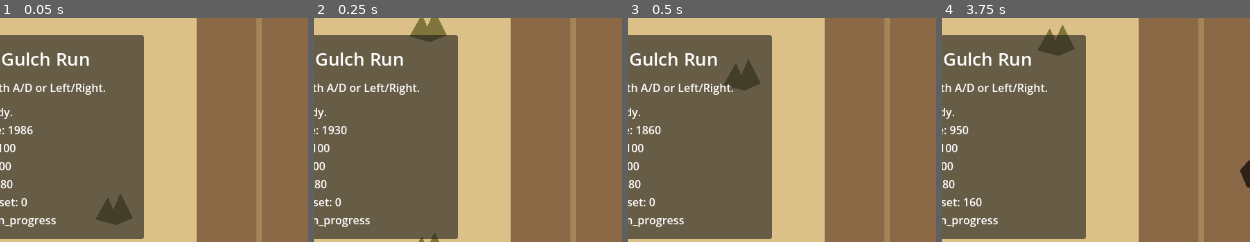
Above: before the commit, frames 1-4 (left to right).
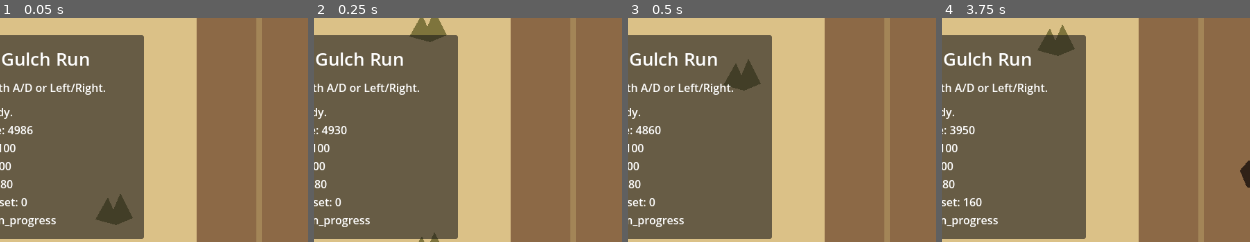
Above: after the commit, the same moments.

Repository: bbenefield89/The-Last-Delivery-to-Dust-Gulch
Game: Godot game, scene res://Scenes/AppRoot/AppRoot.tscn
The game is run twice, just before and just after one commit, with the same random seed, the same clock (stepped at 60 frames per second) and the same inputs.
Inputs (mouse positions are % of the whole screen's width and height, from its top left):
- Up to frame 1 (0.05 s): no input
- Up to frame 2 (0.25 s): no input
- Up to frame 3 (0.5 s): no input
- Up to frame 4 (3.75 s): tap Enter at 0.5 s; move the mouse to (91, 45) at 0.52 s; hold D (steer_right) 0.53-1.25 s; hold Shift 0.53-1.25 s; click (91, 45) at 0.67 s; drag from (36, 55) to (56, 70) at 1.27 s; move the mouse to (75, 28) at 2.02 s; hold D (steer_right) 2.03-2.75 s; tap Ctrl at 2.1 s; drag from (56, 70) to (23, 35) at 2.77 s; move the mouse to (outside the picture) at 3.52 s; hold A (steer_left) from 3.53 s (still down); tap Delete at 3.6 s
The pictures show only the part of the screen within x 10-60%, y 1-51%; the shares and areas given below are measured in that part.

The runs differ from the first frame. In frame 1, less than 0.1% of the frame differs, in the area x 2-5%, y 48-52%; in frame 2, less than 0.1%; in frame 3, less than 0.1%; in frame 4, 0.2%, in the area x 2-11%, y 48-53%.

Commit message:
feat(run): add collapse and restart flow

Diff:
--- a/Scenes/AppRoot/AppRoot.tscn
+++ b/Scenes/AppRoot/AppRoot.tscn
@@ -4,4 +4,4 @@
 
 [node name="AppRoot" type="Node" unique_id=563153013]
 script = ExtResource("1_ohg6a")
-starting_distance = 2000.0
+starting_distance = 5000.0
--- a/Scenes/AppRoot/app_root.gd
+++ b/Scenes/AppRoot/app_root.gd
@@ -2,6 +2,7 @@
 
 const RUN_SCENE := preload("res://Scenes/RunScene/RunScene.tscn")
 const RunStateType := preload("res://Scripts/RunState/run_state.gd")
+const RESTART_ACTION := "restart_run"
 
 @export var starting_distance: float = 500.0
 
@@ -10,9 +11,36 @@
 
 
 func _ready() -> void:
+	_ensure_restart_action()
+	_start_new_run()
+
+
+func _unhandled_input(event: InputEvent) -> void:
+	if run_state == null:
+		return
+	if run_state.result == RunStateType.RESULT_IN_PROGRESS:
+		return
+	if event.is_action_pressed(RESTART_ACTION):
+		_start_new_run()
+
+
+func _start_new_run() -> void:
+	if is_instance_valid(_run_scene):
+		_run_scene.queue_free()
+
 	run_state = RunStateType.new()
 	run_state.configure_route_distance(starting_distance)
 	_run_scene = RUN_SCENE.instantiate()
 	add_child(_run_scene)
 	if _run_scene.has_method("setup"):
 		_run_scene.setup(run_state)
+
+
+func _ensure_restart_action() -> void:
+	if not InputMap.has_action(RESTART_ACTION):
+		InputMap.add_action(RESTART_ACTION)
+
+	var event := InputEventKey.new()
+	event.physical_keycode = KEY_R
+	if not InputMap.action_has_event(RESTART_ACTION, event):
+		InputMap.action_add_event(RESTART_ACTION, event)
--- a/Scenes/RunScene/run_scene.gd
+++ b/Scenes/RunScene/run_scene.gd
@@ -80,6 +80,7 @@
 	_scroll_offset = fposmod(_scroll_offset + _run_state.current_speed * delta, SCROLL_LOOP_HEIGHT)
 	_hazard_spawner.advance(_run_state.current_speed * delta, _run_state.get_delivery_progress_ratio())
 	_apply_hazard_collisions()
+	_check_for_loss()
 	_check_for_success()
 	_update_impact_feedback(delta)
 	_update_wagon_visual()
@@ -96,13 +97,18 @@
 		_status_label.text = "Run scene loaded.\nAwaiting run state."
 		return
 
-	_status_label.text = "Run ready.\nDistance: %.0f\nHealth: %d\nCargo: %d\nSpeed: %.0f\nLane offset: %.0f\nResult: %s" % [
+	var restart_hint := ""
+	if _run_state.result != RunStateType.RESULT_IN_PROGRESS:
+		restart_hint = "\nPress R to restart."
+
+	_status_label.text = "Run ready.\nDistance: %.0f\nHealth: %d\nCargo: %d\nSpeed: %.0f\nLane offset: %.0f\nResult: %s%s" % [
 		_run_state.distance_remaining,
 		_run_state.wagon_health,
 		_run_state.cargo_value,
 		_run_state.current_speed,
 		_run_state.lateral_position,
 		String(_run_state.result),
+		restart_hint,
 	]
 
 
@@ -143,13 +149,26 @@
 func _check_for_success() -> void:
 	if _run_state == null:
 		return
+	if _run_state.result != RunStateType.RESULT_IN_PROGRESS:
+		return
 	if _run_state.distance_remaining > 0.0:
-		return
-	if _run_state.result != RunStateType.RESULT_IN_PROGRESS:
 		return
 
 	_run_state.distance_remaining = 0.0
 	_run_state.result = RunStateType.RESULT_SUCCESS
+	_run_state.current_speed = 0.0
+
+
+func _check_for_loss() -> void:
+	if _run_state == null:
+		return
+	if _run_state.result != RunStateType.RESULT_IN_PROGRESS:
+		return
+	if _run_state.wagon_health > 0:
+		return
+
+	_run_state.wagon_health = 0
+	_run_state.result = RunStateType.RESULT_COLLAPSED
 	_run_state.current_speed = 0.0
 
 
--- a/Tests/Unit/test_app_root.gd
+++ b/Tests/Unit/test_app_root.gd
@@ -9,8 +9,31 @@
 	await wait_process_frames(1)
 
 	assert_not_null(app_root.run_state)
-	assert_not_null(app_root.get_node_or_null("RunScene"))
+	assert_not_null(app_root._run_scene)
 	assert_eq(app_root.starting_distance, 500.0)
 	assert_eq(app_root.run_state.route_distance, 500.0)
 	assert_true(app_root.run_state.distance_remaining <= 500.0)
 	assert_true(app_root.run_state.distance_remaining >= 0.0)
+
+
+func test_app_root_restart_rebuilds_run_state_for_completed_run() -> void:
+	var app_root = APP_ROOT_SCENE.instantiate()
+	add_child_autofree(app_root)
+	await wait_process_frames(1)
+
+	var original_run_state = app_root.run_state
+	var original_run_scene = app_root._run_scene
+	app_root.run_state.result = &"collapsed"
+	app_root.run_state.distance_remaining = 0.0
+
+	var event := InputEventAction.new()
+	event.action = "restart_run"
+	event.pressed = true
+	app_root._unhandled_input(event)
+	await wait_process_frames(1)
+
+	assert_ne(app_root.run_state, original_run_state)
+	assert_ne(app_root._run_scene, original_run_scene)
+	assert_eq(app_root.run_state.result, &"in_progress")
+	assert_eq(app_root.run_state.route_distance, 500.0)
+	assert_true(app_root.run_state.distance_remaining <= 500.0)
--- a/Tests/Unit/test_run_scene.gd
+++ b/Tests/Unit/test_run_scene.gd
@@ -277,3 +277,23 @@
 
 	var status_label: Label = scene.get_node("%StatusLabel")
 	assert_string_contains(status_label.text, "Result: success")
+
+
+func test_zero_health_triggers_collapse_and_stops_forward_motion() -> void:
+	var scene = RUN_SCENE.instantiate()
+	add_child_autofree(scene)
+	await wait_process_frames(1)
+
+	var state := RunStateType.new()
+	state.wagon_health = 0
+	state.current_speed = 280.0
+	scene.setup(state)
+
+	scene._process(0.1)
+
+	assert_eq(state.result, RunStateType.RESULT_COLLAPSED)
+	assert_eq(state.current_speed, 0.0)
+
+	var status_label: Label = scene.get_node("%StatusLabel")
+	assert_string_contains(status_label.text, "Result: collapsed")
+	assert_string_contains(status_label.text, "Press R to restart.")
Not shown, changed: kanban_tasks_data.kanban
